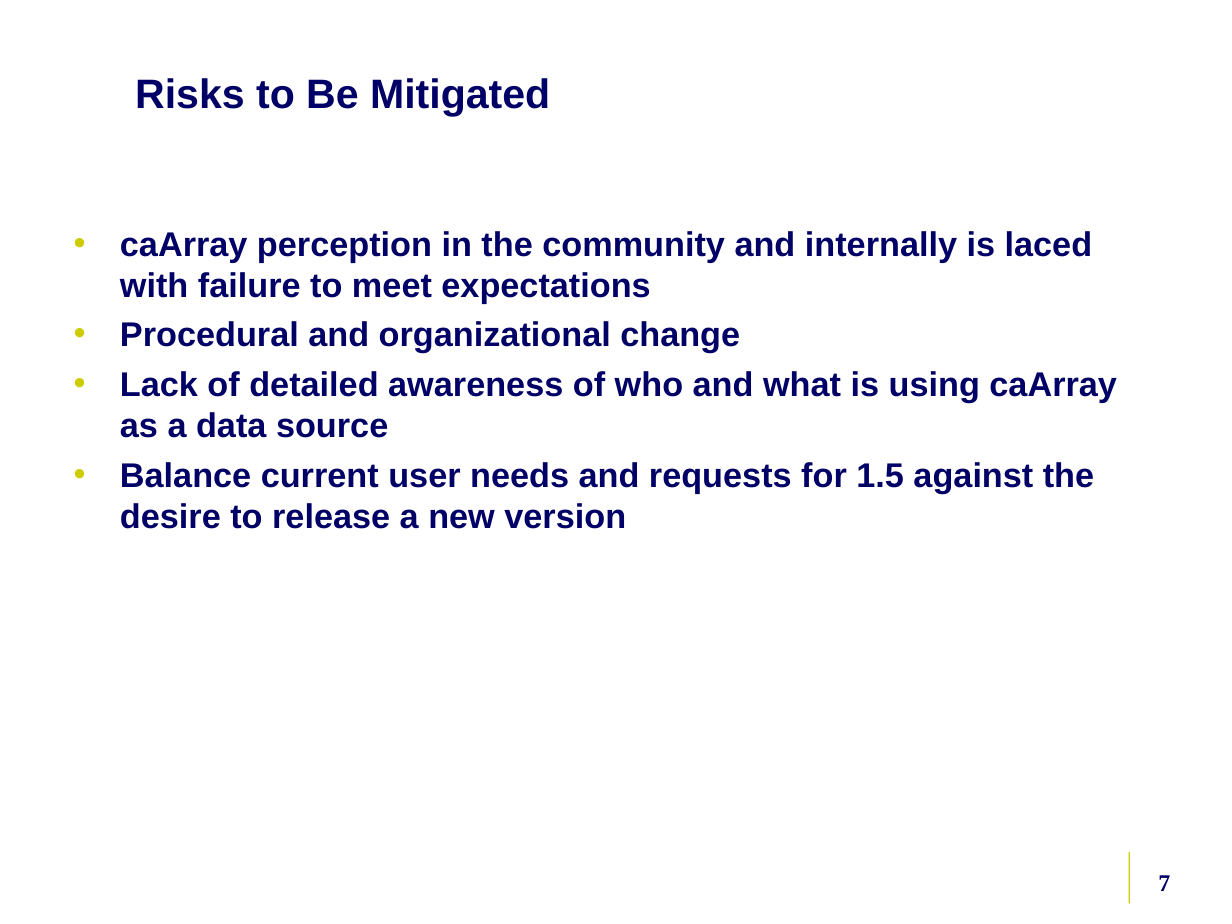
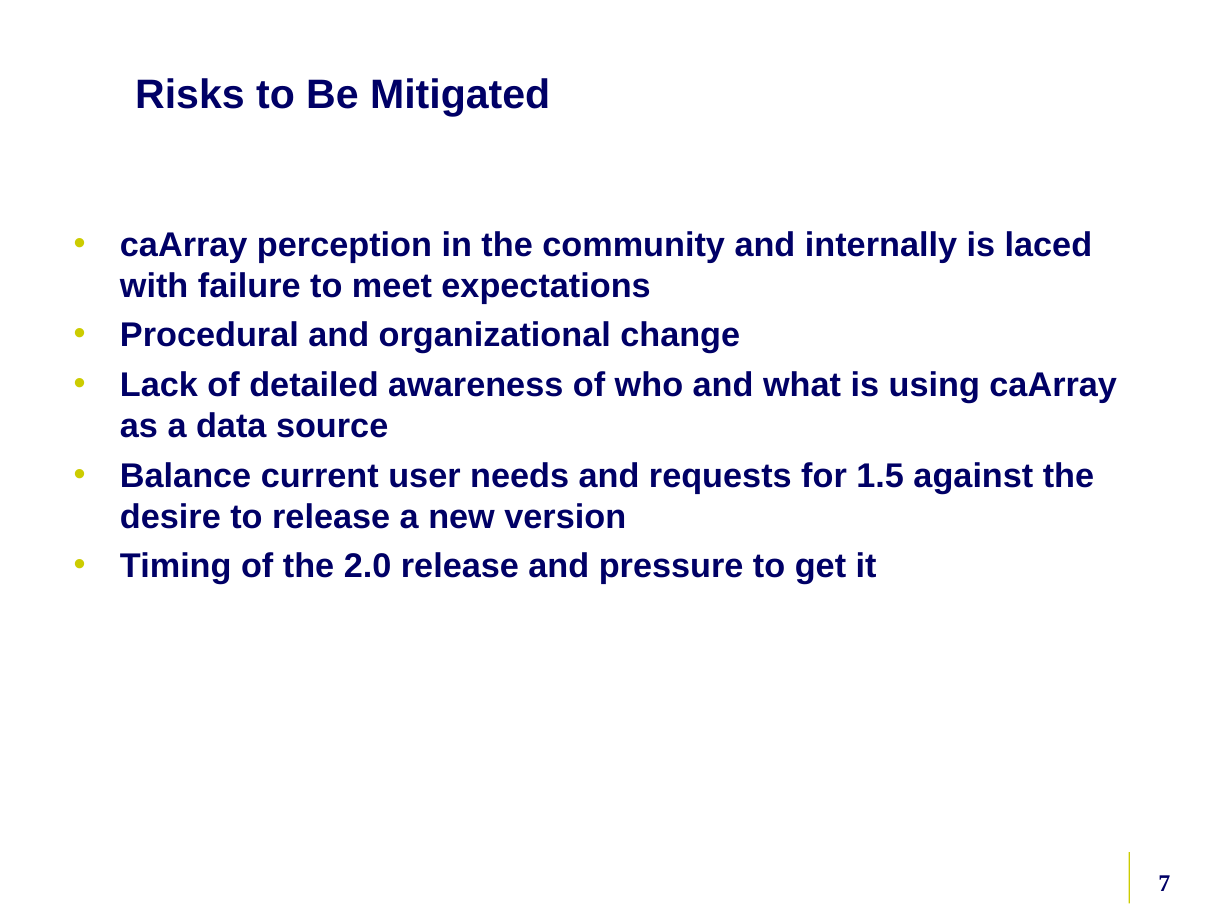
Before and after one commit to NCIP/caarray-docs, a slide deck: slide 7 of project_management/reports/inception_review.ppt. Drawn at 1232x924 pixels with LibreOffice and Linux fonts; fonts in the diff are those of the drawing; background and template pictures are left out. Boxes give left, top, right and bottom in pixels: in the first picture for what was removed or moved away, otherwise in the second. Text is boxed around its words. In the diff, an @@ line names an element or a change of style, - is before the commit and + after.

```diff
--- a/project_management/reports/inception_review.ppt
+++ b/project_management/reports/inception_review.ppt
@@ text at box(120, 552, 877, 584): paragraph added @@
+• Timing of the 2.0 release and pressure to get it
```
Also in this commit, not shown: 1 other slide changed.
